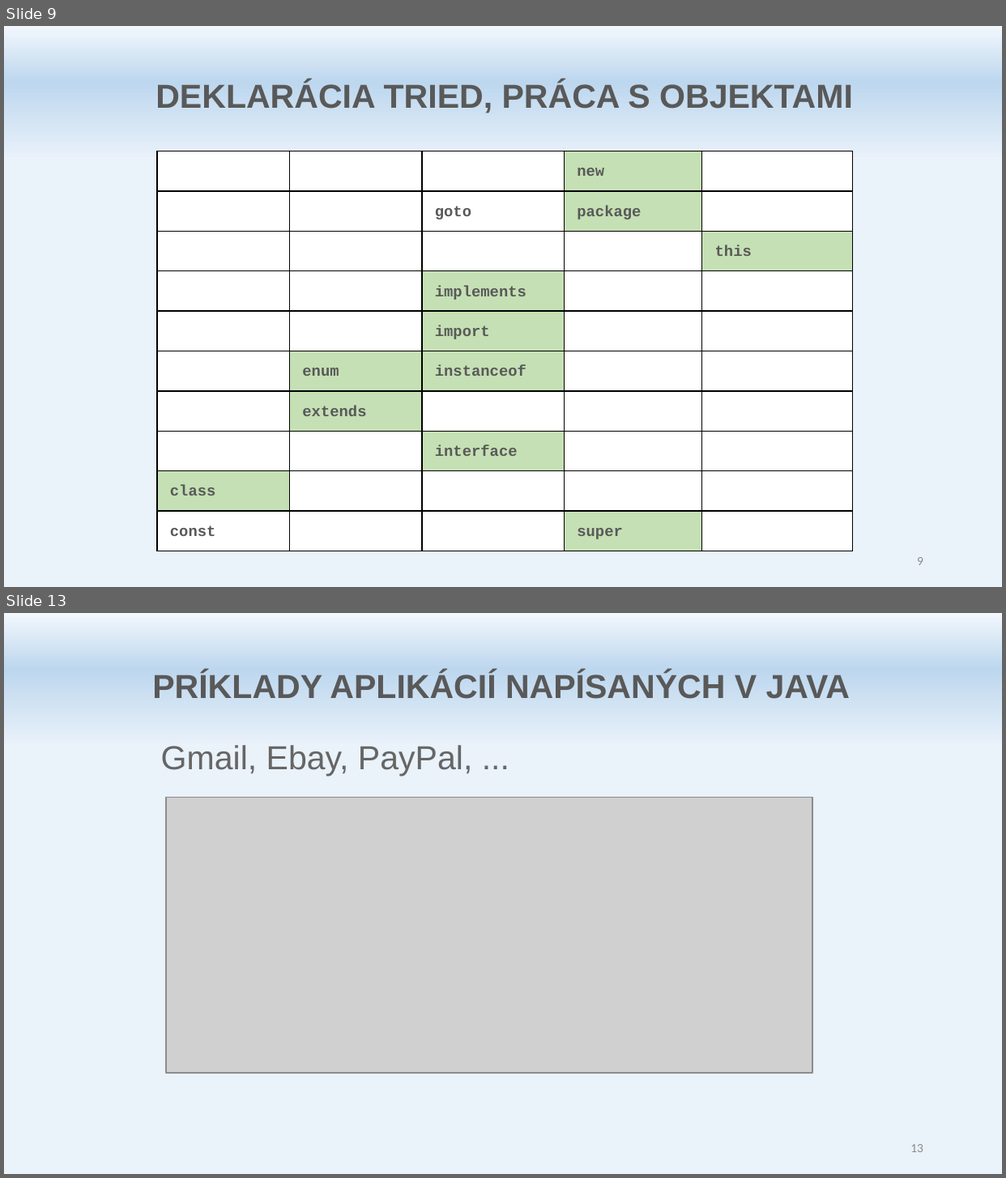
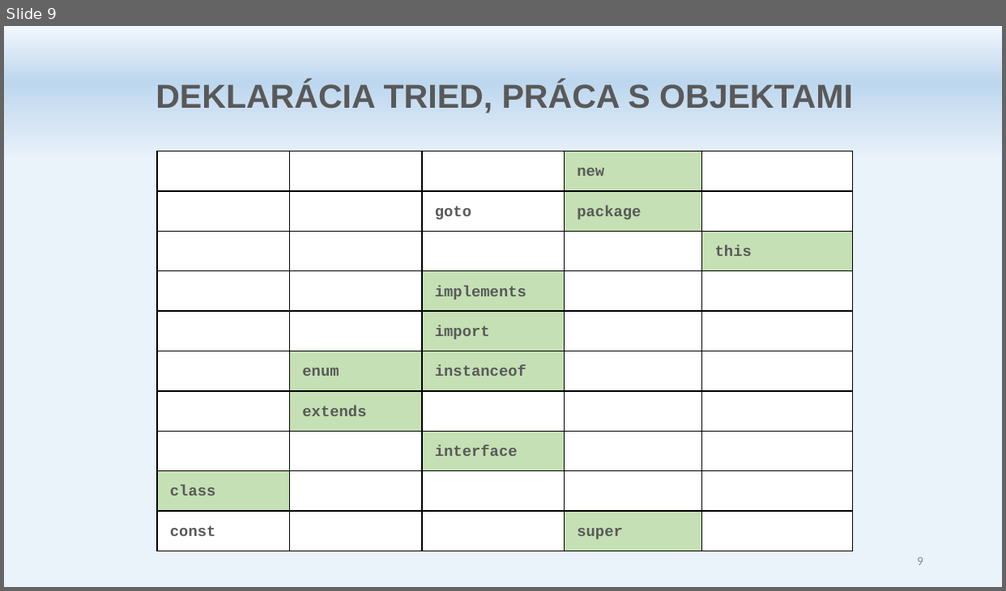
Before and after one commit to marekITLearning/java1, a slide deck: doc/Java ITL C - HowTo.pptx. Shown one above the other, each under a label of ours: slides 9 and 13 before the commit, slide 9 after it; the slides between them are not shown. The pictures are 1006x1178 and 1006x591 pixels, drawn with LibreOffice and Linux fonts; fonts in the diff are those of the drawing; grey boxes stand for pictures. Boxes give left, top, right and bottom in pixels: in the first picture for what was removed or moved away, otherwise in the second. Text is boxed around its words. In the diff, an @@ line names an element or a change of style, - is before the commit and + after.

```diff
--- a/doc/Java ITL C - HowTo.pptx
+++ b/doc/Java ITL C - HowTo.pptx
@@ slide 13 removed at [4,613,1002,1174], background gradient #F2F7FC to #BDD7EE to #EAF2FA @@
@@ text removed at [152,671,850,699] @@
-PRÍKLADY APLIKÁCIÍ NAPÍSANÝCH V JAVA
@@ text removed at [161,745,472,776] @@
-Gmail, Ebay, PayPal, ...
@@ picture removed at [166,798,812,1073] @@
@@ page number removed at [910,1144,923,1152] @@
-13
```
Also in this commit, not shown: 7 other slides removed, 21 other files.
